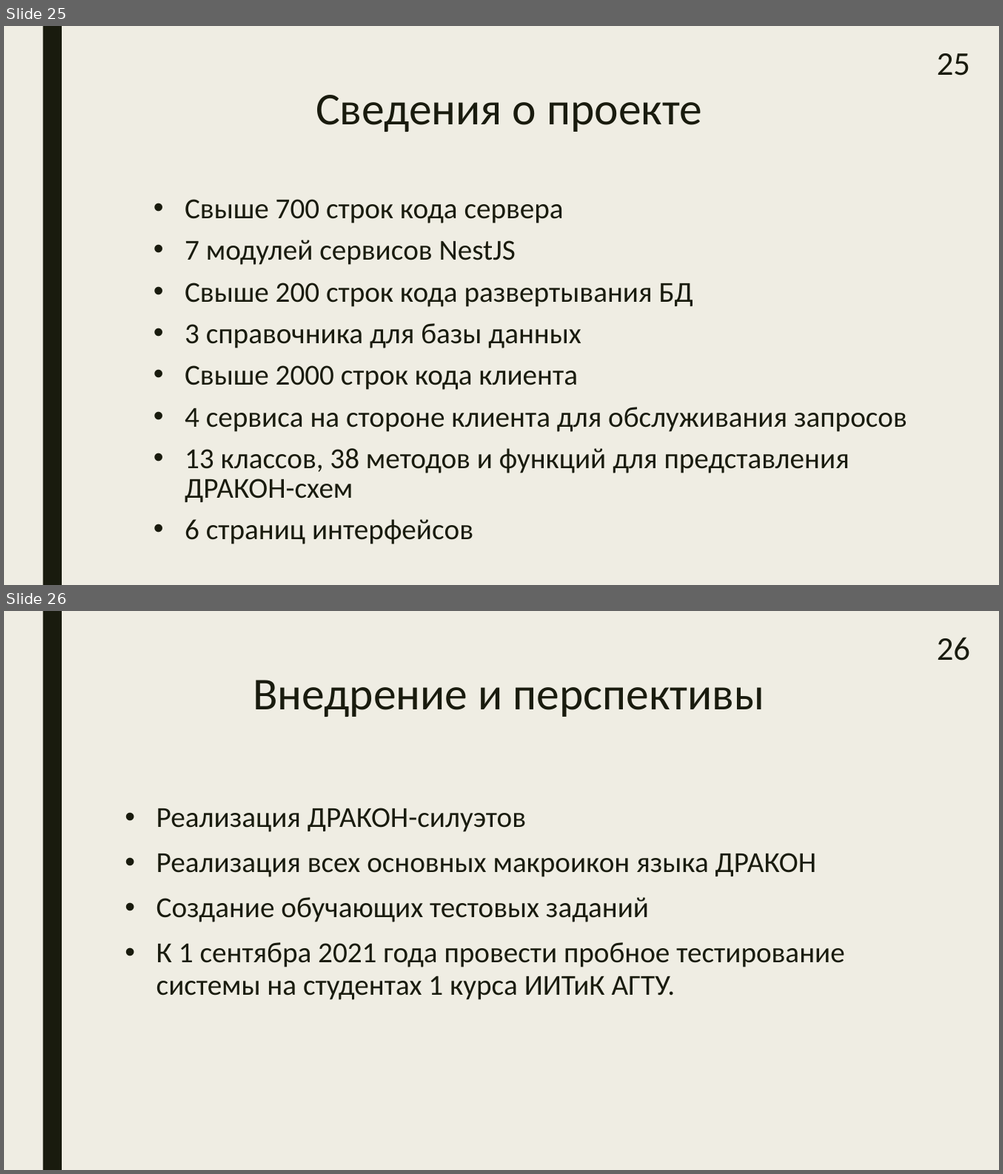
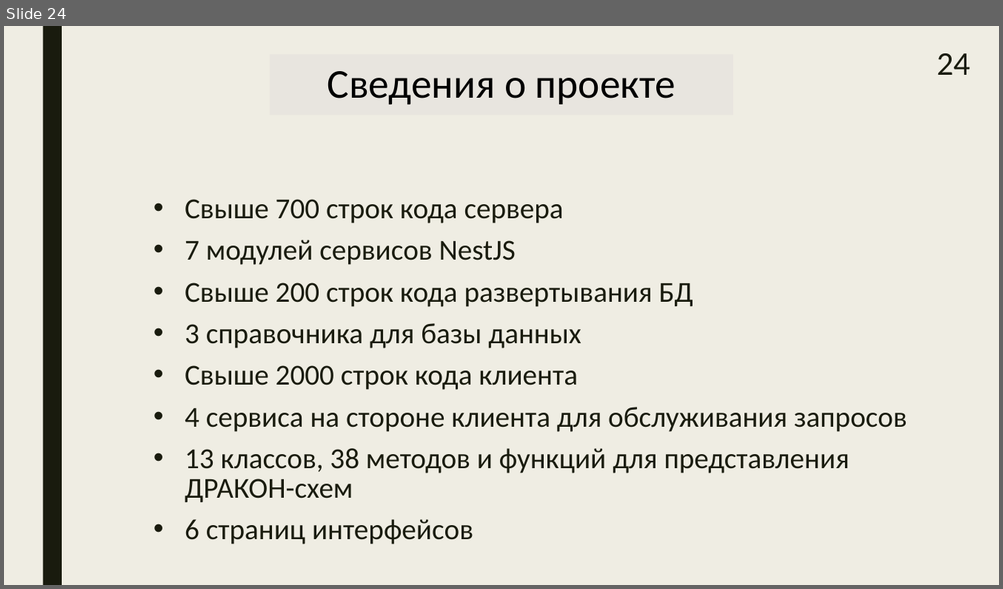
Before and after one commit to samarsky-canary/dragon, a slide deck: dizdocs/bakalavr.pptx. Shown one above the other, each under a label of ours: slides 25 and 26 before the commit, slide 24 after it. The pictures are 1003x1174 and 1003x589 pixels, drawn with LibreOffice and Linux fonts; fonts in the diff are those of the drawing. Boxes give left, top, right and bottom in pixels: in the first picture for what was removed or moved away, otherwise in the second. Text is boxed around its words. In the diff, an @@ line names an element or a change of style, - is before the commit and + after.

```diff
--- a/dizdocs/bakalavr.pptx
+++ b/dizdocs/bakalavr.pptx
@@ slide 26 removed at bbox=[4, 611, 999, 1170], background #EFEDE3; not listed: 1 template element that a slide beside it also shows @@
@@ page number removed at bbox=[936, 637, 970, 661] @@
-26
@@ title removed at bbox=[253, 680, 765, 717] @@
-Внедрение и перспективы
@@ text removed at bbox=[156, 808, 845, 1000] @@
-• Реализация ДРАКОН-силуэтов
-• Реализация всех основных макроикон языка ДРАКОН
-• Создание обучающих тестовых заданий
-• К 1 сентябра 2021 года провести пробное тестирование системы на студентах 1 курса ИИТиК АГТУ.
@@ what was slide 25 is now slide 24 @@
@@ slide 24 changed as well @@
@@ title "Сведения о проекте": place and size @@
-title "Сведения о проекте" at bbox=[316, 95, 702, 132]
+title "Сведения о проекте" at bbox=[270, 54, 733, 115]
@@ title "Сведения о проекте" at bbox=[270, 54, 733, 115]: size 44 to 39.6 pt, text colour #191B0E to #000000; vertical alignment top to middle; fill none to #E8E5DF; outline none to #897B61 2.75 pt @@
@@ page number at bbox=[936, 53, 970, 75]: text changed @@
-25
+24
```
Also in this commit, not shown: 21 other slides changed, 1 slide added, 2 other slides removed, 5 other files.
